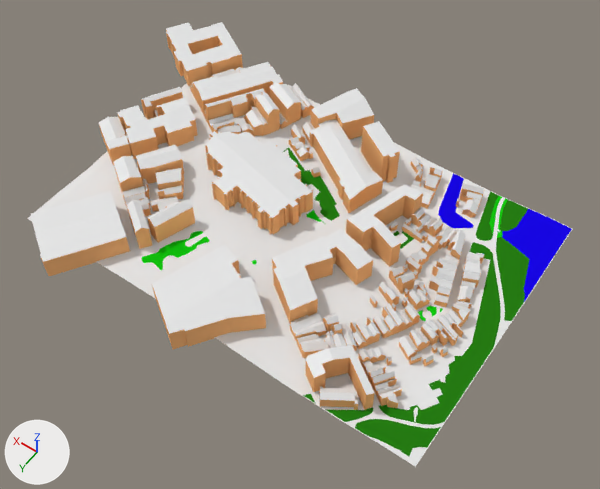
An edit to the Blender file Blender/Alkmaar/Church_Map.blend, drawn before and after from the same camera.
The view is the same before and after, from a 50 mm lens placed at (-225.0, 307.0, 457.0), pointed at (-15.0, 13.0, -4.0). The lights are fixed; the arrows at lower left show +X, +Y and +Z.

The first picture shows 'Terrain', 'map_2.osm_buildings', 'map_2.osm_buildings.001', 'map_2.osm_forest', 'map_2.osm_vegetation', 'map_2.osm_water'.
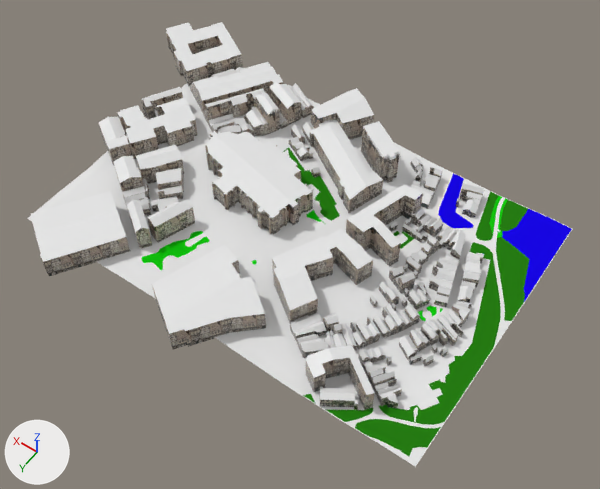
What changed in the scene script:
```text
Add img_buildingtexture_jpg:
    img_buildingtexture_jpg = load_image('BuildingTexture.jpg', 'BuildingTexture.jpg', 1600, 1562, 'sRGB')
Change mat_wall:
    remove # nodes: BsdfDiffuse, OutputMaterial
    remove # colours: orange #ffbc7c
    nodes: BsdfPrincipled, Mapping, OutputMaterial, TexCoord, TexImage, ValToRGB
    colours: black #000000, white #ffffff
    uses the picture img_buildingtexture_jpg
```

Where the change shows, as pixel boxes [x1, y1, x2, y2] in the pictures (600 x 489 px):
'map_2.osm_buildings', surface changed (orange to grey): [41, 31, 484, 410] in both
